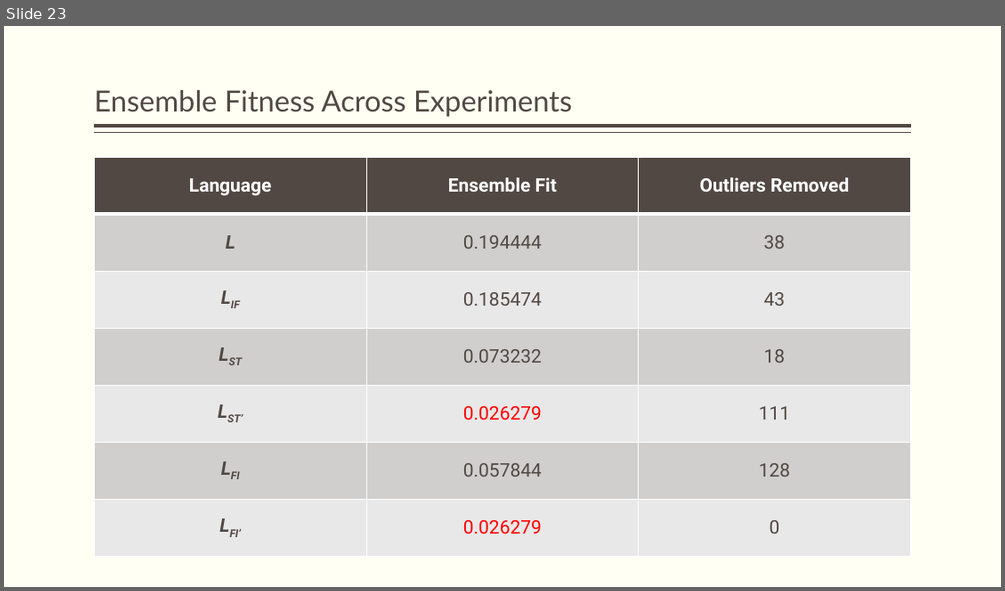
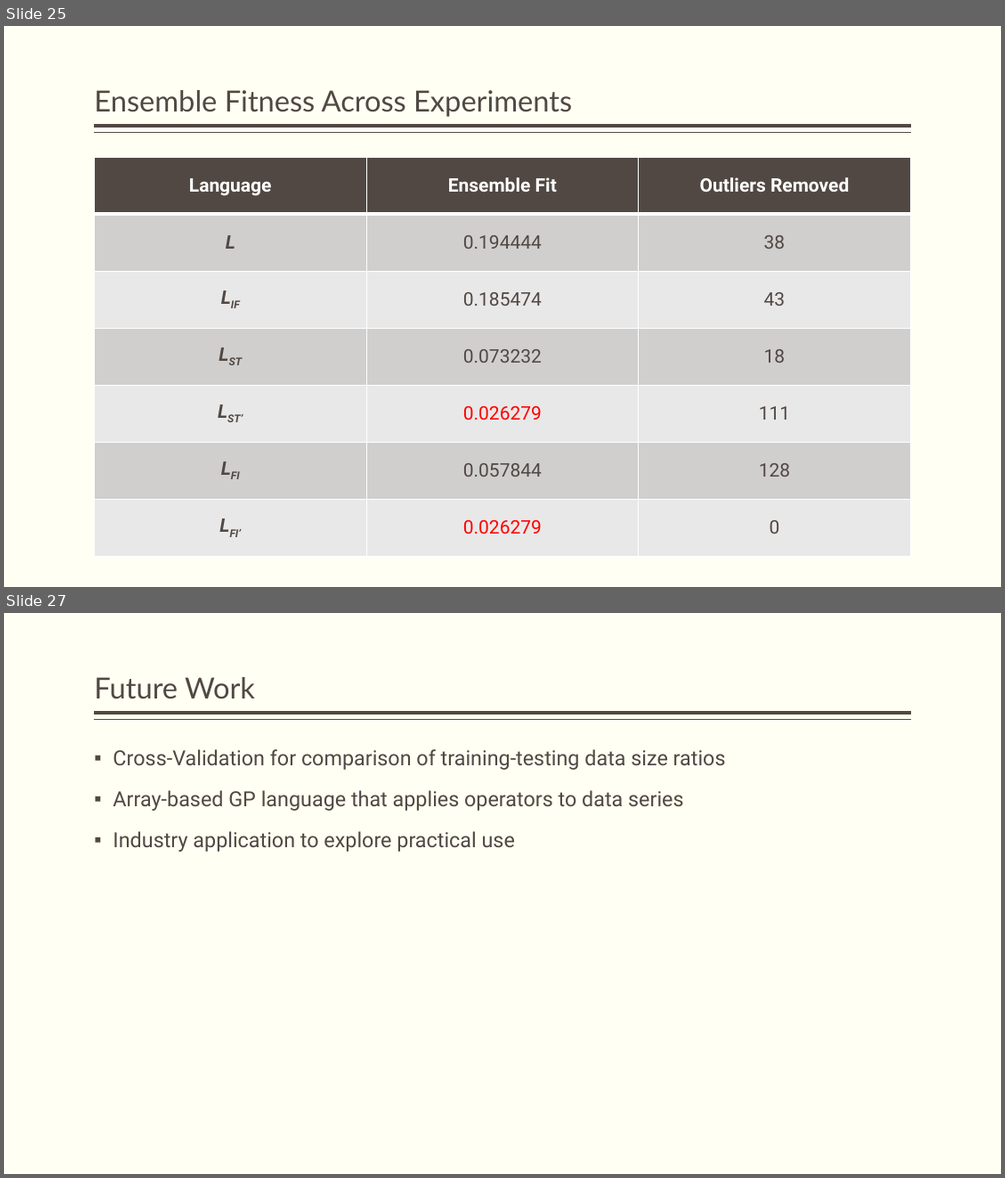
Before and after one commit to JamesEarle/GPP, a slide deck: GPP_Defense.pptx. Shown one above the other, each under a label of ours: slide 23 before the commit, slides 25 and 27 after it; the slides between them are not shown. The pictures are 1005x591 and 1005x1178 pixels, drawn with LibreOffice and Linux fonts; fonts in the diff are those of the drawing. Boxes give left, top, right and bottom in pixels: in the first picture for what was removed or moved away, otherwise in the second. Text is boxed around its words. In the diff, an @@ line names an element or a change of style, - is before the commit and + after.

```diff
--- a/GPP_Defense.pptx
+++ b/GPP_Defense.pptx
@@ slide 27 added at (x1=4, y1=613, x2=1001, y2=1174), background #FFFFF3; not listed: 2 template elements that a slide beside it also shows @@
@@ title added at (x1=94, y1=677, x2=255, y2=699), 28 pt, text #514843 @@
+Future Work
@@ text added at (x1=113, y1=749, x2=726, y2=852), 20 pt, text #514843 @@
+▪ Cross-Validation for comparison of training-testing data size ratios
+▪ Array-based GP language that applies operators to data series
+▪ Industry application to explore practical use
@@ what was slide 23 is now slide 25 @@
```
Also in this commit, not shown: 8 slides changed, 3 other slides added.
